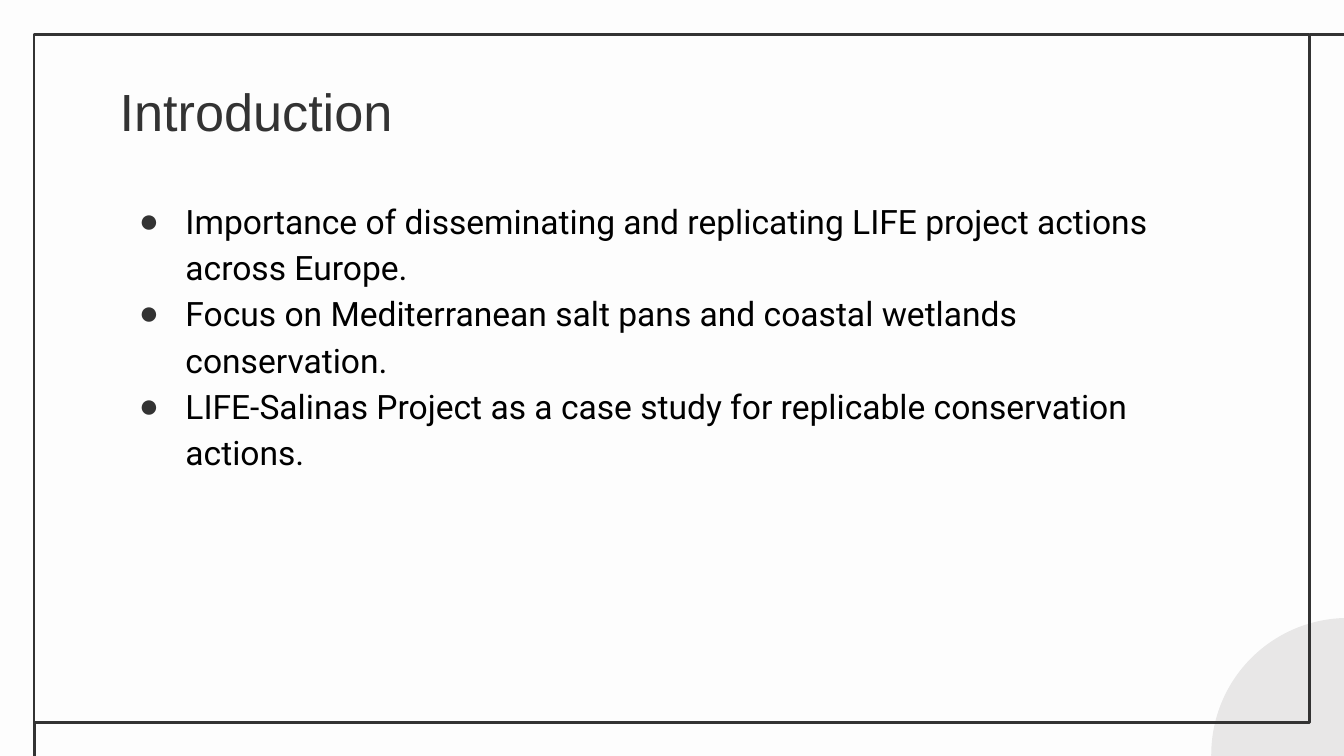
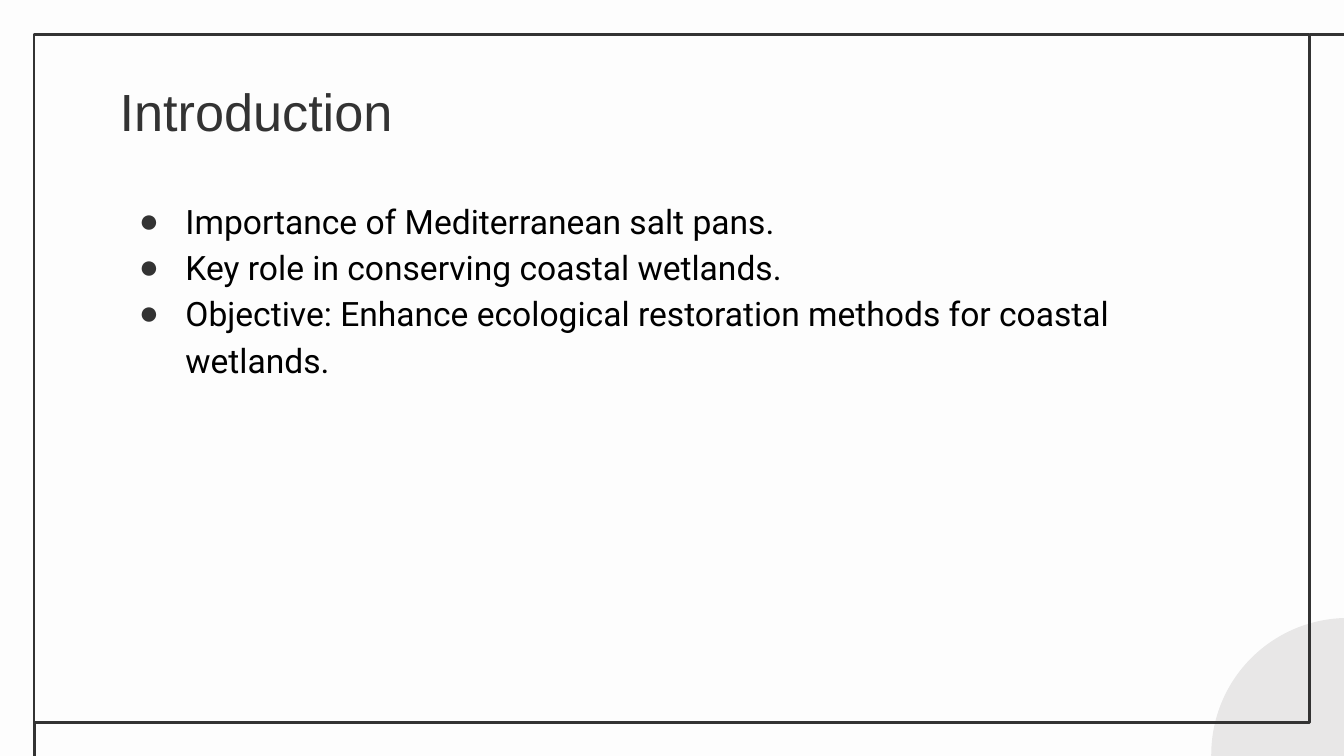
Before and after one commit to knowhrishi/AutoDeckAI-EchoHack, a slide deck: slide 2 of generated_presentation.pptx. Drawn at 1344x756 pixels with LibreOffice and Linux fonts; fonts in the diff are those of the drawing. Boxes give left, top, right and bottom in pixels: in the first picture for what was removed or moved away, otherwise in the second. Text is boxed around its words. In the diff, an @@ line names an element or a change of style, - is before the commit and + after.

```diff
--- a/generated_presentation.pptx
+++ b/generated_presentation.pptx
@@ subtitle at (185,208,1109,374): text changed @@
-● Importance of disseminating and replicating LIFE project actions across Europe.
-● Focus on Mediterranean salt pans and coastal wetlands conservation.
-● LIFE-Salinas Project as a case study for replicable conservation actions.
+● Importance of Mediterranean salt pans.
+● Key role in conserving coastal wetlands.
+● Objective: Enhance ecological restoration methods for coastal wetlands.
```
Also in this commit, not shown: 4 other slides changed, 2 slides added, 2 slides removed, 3 other files.
